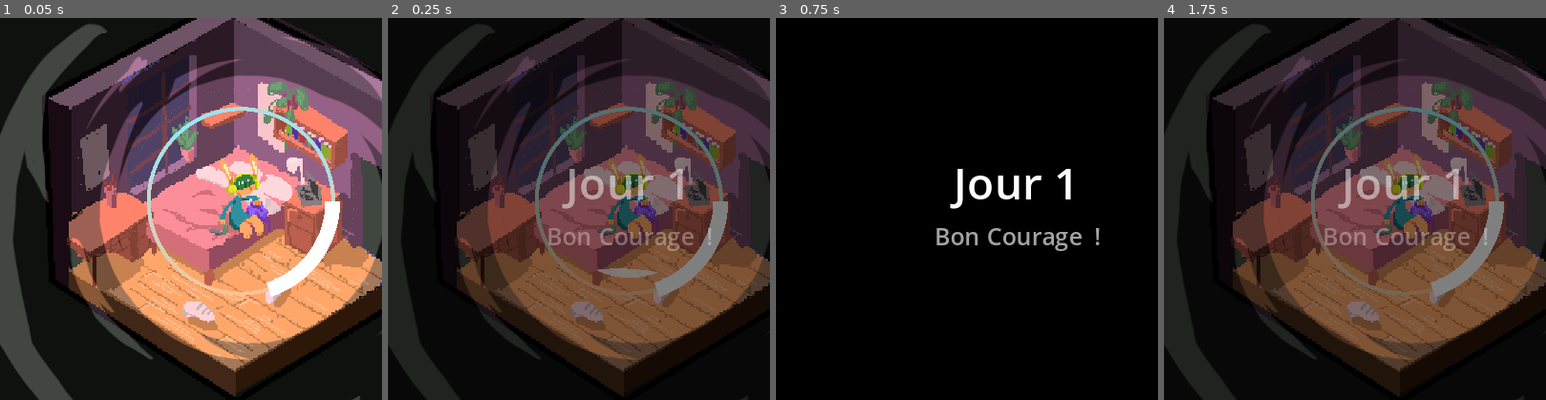
Above: before the commit, frames 1-4 (left to right).
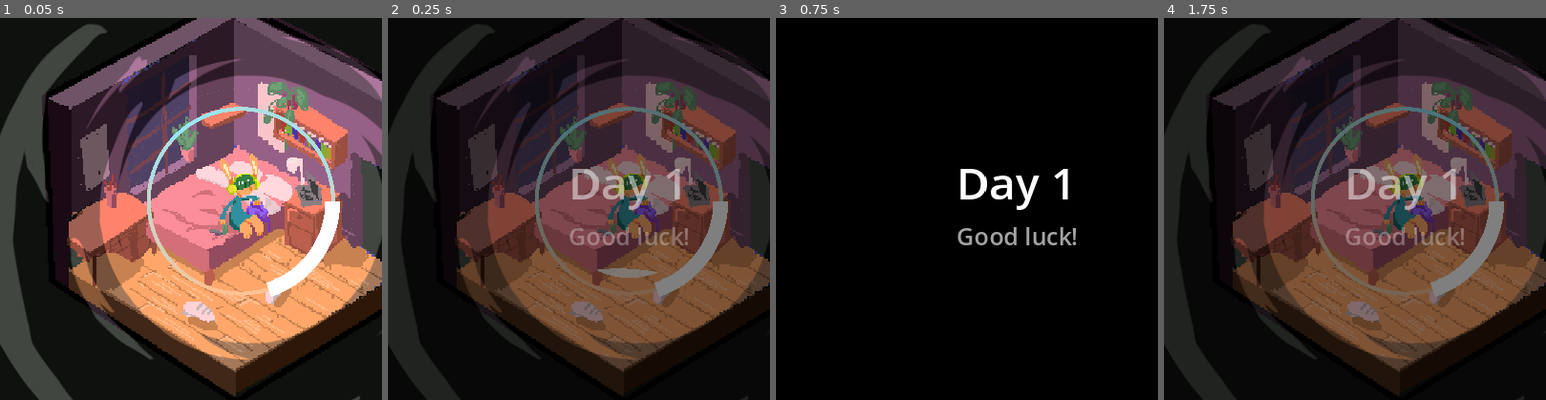
Above: after the commit, the same moments.

Repository: Zacharieg/socialBubble
Game: Godot game, scene res://scenes/game.tscn
Same seed, same stepped clock (60 frames per second), same inputs: the game is played once before the commit and once after it.
Inputs:
- Up to frame 1 (0.05 s): no input
- Up to frame 2 (0.25 s): no input
- Up to frame 3 (0.75 s): hold D (right) from 0.53 s (still down); tap Space (action) at 0.6 s
- Up to frame 4 (1.75 s): tap Enter at 1.25 s; release D (right) at 1.28 s; hold A (left) from 1.28 s (still down); tap Space (action) at 1.35 s
The pictures show only the part of the screen within x 18-68%, y 26-76%; the shares and areas given below are measured in that part.

Frame 1 is identical in both runs. In frame 2, 2.0% of the frame differs, in the area x 42-85%, y 39-61%; in frame 3, 2.3%; in frame 4, 2.0%.

Commit message:
new modifiers + en translation

Diff:
--- a/objects/Capacities/enlargment.tscn
+++ b/objects/Capacities/enlargment.tscn
@@ -4,11 +4,3 @@
 
 [node name="Enlargment" type="Node"]
 script = ExtResource("1_3rodg")
-capacity_name = "Enlargment"
-capacity_base_cooldown = 10.0
-
-[node name="Timer" type="Timer" parent="."]
-wait_time = 5.0
-one_shot = true
-
-[connection signal="timeout" from="Timer" to="." method="_on_timer_timeout"]
--- a/objects/Capacities/more_shield.tscn
+++ b/objects/Capacities/more_shield.tscn
@@ -6,8 +6,3 @@
 script = ExtResource("1_4tmfx")
 capacity_name = "More shields"
 capacity_base_cooldown = 180.0
-
-[node name="Timer" type="Timer" parent="."]
-wait_time = 10.0
-
-[connection signal="timeout" from="Timer" to="." method="_on_timer_timeout"]
--- a/objects/character.tscn
+++ b/objects/character.tscn
@@ -164,7 +164,7 @@
 
 [node name="MoreShield" parent="." node_paths=PackedStringArray("jaugeSprite") instance=ExtResource("12_u6dw0")]
 capacity_base_cooldown = 50.0
-capacity_time_effect = 10.0
+capacity_base_duration = 5.0
 jaugeSprite = NodePath("../bubble/jauge")
 
 [node name="AnimationPlayer" type="AnimationPlayer" parent="."]
--- a/scenes/game.tscn
+++ b/scenes/game.tscn
@@ -196,7 +196,7 @@
 
 [node name="upgrade_2" type="Button" parent="ui/out_game_panel/container/upgrades"]
 layout_mode = 2
-text = "Amélioration 2"
+text = "Amélioration 1"
 
 [connection signal="next_day" from="level" to="ennemy_spawner" method="increment_level"]
 [connection signal="next_day" from="level" to="ui" method="day_pass"]
--- a/scenes/upgrades.gd
+++ b/scenes/upgrades.gd
@@ -8,6 +8,12 @@
 	ShieldSizeModifier.new(1.1),
 	ShieldSpeedModifier.new(1.1),
 	ShieldSpeedModifier.new(1.25),
+	HealModifier.new(),
+	CapacityCooldownModifier.new(.9),
+	CapacityCooldownModifier.new(.8),
+	CapacityDurationModifier.new(1.1),
+	CapacityDurationModifier.new(1.25),
+	ShieldAddedModifier.new(1),
 ]
 
 var market_upgrades : Array[Modifier] = []
@@ -22,6 +28,8 @@
 	market_upgrades = []
 	for button in buttons:
 		var modifier : Modifier = available_modifiers[randi()%len(available_modifiers)]
+		while market_upgrades.has(modifier):
+			modifier = available_modifiers[randi()%len(available_modifiers)]
 		market_upgrades.append(modifier)
 		button.text = modifier.name()
 	print(market_upgrades)
@@ -33,7 +41,7 @@
 class Modifier:
 	func name() : return "Modifier"
 
-	func modify(character : Character):
+	func modify(_character : Character):
 		pass
 
 class ShieldSizeModifier extends Modifier:
@@ -42,7 +50,7 @@
 	func _init(_multiplier) -> void:
 		multiplier = _multiplier
 
-	func name() : return "Taille du bouclier x " + str(multiplier)
+	func name() : return "Shield size x " + str(multiplier)
 
 	func modify(character : Character):
 		character.shield.shield_size *= multiplier
@@ -54,7 +62,47 @@
 	func _init(_multiplier) -> void:
 		multiplier = _multiplier
 
-	func name() : return "Vitesse du bouclier x " + str(multiplier)
+	func name() : return "Shield speed x " + str(multiplier)
 
 	func modify(character : Character):
 		character.shield.shield_speed *= multiplier
+
+class HealModifier extends Modifier:
+	func name() : return "Heal 1"
+
+	func modify(charac : Character):
+		charac.life += 1
+
+class CapacityCooldownModifier extends Modifier:
+	var multiplier = 1
+
+	func _init(_mult) -> void:
+		multiplier = _mult
+
+	func name() : return "Coolddown x " + str(multiplier)
+
+	func modify(charac : Character):
+		charac.capacity.capacity_base_cooldown *= multiplier
+
+class CapacityDurationModifier extends Modifier:
+	var multiplier = 1
+
+	func _init(_mult) -> void:
+		multiplier = _mult
+
+	func name() : return "Capacity duration x " + str(multiplier)
+
+	func modify(charac : Character):
+		charac.capacity.capacity_base_duration *= multiplier
+
+class ShieldAddedModifier extends Modifier:
+	var added = 1
+
+	func _init(_add) -> void:
+		added = _add
+
+	func name() : return "Add " + str(added) + " more shields"
+
+	func modify(charac : Character):
+		if charac.capacity is MoreShield:
+			charac.capacity.add_shield_count += added
--- a/scripts/Capacities/capacities.gd
+++ /dev/null
@@ -1,5 +0,0 @@
-extends Node
-
-class_name Capacities
-
-@onready var all_capacities: Array
--- a/scripts/Capacities/capacity.gd
+++ b/scripts/Capacities/capacity.gd
@@ -5,18 +5,17 @@
 signal capacity_ended
 
 const TIME_COOLDOWN_GAINED_WHEN_PERFECT := 5.
-const TIME_EFFECT_GAINED_WHEN_PERFECT := 2.
+const TIME_EFFECT_GAINED_WHEN_PERFECT := .5
 
 @export var capacity_name : String = "NEW CAPACITY"
 @export var capacity_base_cooldown : float = 1.
-@export var capacity_time_effect : float = 1.
+@export var capacity_base_duration : float = 1.
 @export var jaugeSprite : Sprite2D
 @onready var jaugeMat : ShaderMaterial = jaugeSprite.material
 
 var capacity_jauge : float = 0
 var capacity_cooldown : float = 0
 var capacity_time : float = 0
-var capacity_active := false
 
 var is_running = false
 
@@ -34,7 +33,7 @@
 			fire()
 	else:
 		capacity_time -= delta
-		capacity_jauge = capacity_time / capacity_time_effect
+		capacity_jauge = capacity_time / capacity_base_duration
 		if capacity_time < 0:
 			end()
 
@@ -44,11 +43,11 @@
 func reduce_capacity_cooldown():
 	capacity_cooldown += TIME_COOLDOWN_GAINED_WHEN_PERFECT
 	capacity_time += TIME_EFFECT_GAINED_WHEN_PERFECT
-	capacity_time = min(capacity_time, capacity_time_effect)
+	capacity_time = min(capacity_time, capacity_base_duration)
 
 func fire():
 	is_running = true
-	capacity_time = capacity_time_effect
+	capacity_time = capacity_base_duration
 	capacity_fired.emit(self)
 	jaugeMat.set_shader_parameter('albedo', Color.YELLOW)
 
@@ -58,8 +57,8 @@
 	capacity_ended.emit(self)
 	jaugeMat.set_shader_parameter('albedo', Color.WHITE)
 
-func apply_effect(charac : Character):
+func apply_effect(_charac : Character):
 	pass
 
-func end_effect(charac : Character):
+func end_effect(_charac : Character):
 	pass
--- a/scripts/Capacities/enlargment.gd
+++ b/scripts/Capacities/enlargment.gd
@@ -1,20 +1,12 @@
 extends Capacity
-
-@onready var timer : Timer = $Timer
 
 @export var shield_size_boost:= 2. # multiplier
 
-var character: Character
 var added_size: float
 
-func fire(charac: Character):
-	super(charac)
-	capacity_active = true
-	character = charac
-	added_size = character.shield.shield_size * shield_size_boost - character.shield.shield_size
-	character.shield.add_size(added_size)
-	timer.start()
+func apply_effect(charac: Character):
+	added_size = charac.shield.shield_size * shield_size_boost - charac.shield.shield_size
+	charac.shield.add_size(added_size)
 
-func _on_timer_timeout() -> void:
-	capacity_active = false
-	character.shield.add_size(-added_size)
+func end_effect(charac: Character):
+	charac.shield.add_size(-added_size)
--- a/scripts/Capacities/more_shield.gd
+++ b/scripts/Capacities/more_shield.gd
@@ -1,9 +1,14 @@
 extends Capacity
+class_name MoreShield
 
-@onready var timer : Timer = $Timer
+var add_shield_count := 1
+var last_added : int
 
 func apply_effect(charac : Character):
-	charac.shield.shield_count += 1
+	charac.shield.shield_count += add_shield_count
+	charac.shield.shield_size /= 0.5 * (add_shield_count + 1)
+	last_added = add_shield_count
 
 func end_effect(charac : Character):
-	charac.shield.shield_count -= 1
+	charac.shield.shield_count -= last_added
+	charac.shield.shield_size *= 0.5 * (last_added + 1)
--- a/scripts/ui.gd
+++ b/scripts/ui.gd
@@ -12,12 +12,12 @@
 	if day_nb != 1 :
 		$out_game_panel/container/upgrades.visible = true
 		$out_game_panel/container/upgrades.setup_upgrades()
-		$out_game_panel/container/subtitle.text = "Choisissez une amélioration"
+		$out_game_panel/container/subtitle.text = "Choose an upgrade"
 	else :
 		$out_game_panel/container/upgrades.visible = false
-		$out_game_panel/container/subtitle.text = "Bon Courage  !"
+		$out_game_panel/container/subtitle.text = "Good luck!"
 
-	$out_game_panel/container/title.text = "Jour " + str(day_nb)
+	$out_game_panel/container/title.text = "Day " + str(day_nb)
 
 	$ui_animation.play("ui_fade_in")
 	await $ui_animation.animation_finished
@@ -33,8 +33,8 @@
 
 func game_over():
 	$out_game_panel/container/upgrades.visible = false
-	$out_game_panel/container/title.text = "Vous avez perdu"
-	$out_game_panel/container/subtitle.text = "Appuyez sur n'importe quel bouton pour réessayer"
+	$out_game_panel/container/title.text = "Game Over"
+	$out_game_panel/container/subtitle.text = "Press any button to continue"
 	$ui_animation.play("ui_fade_in")
 	get_tree().paused = true
 
